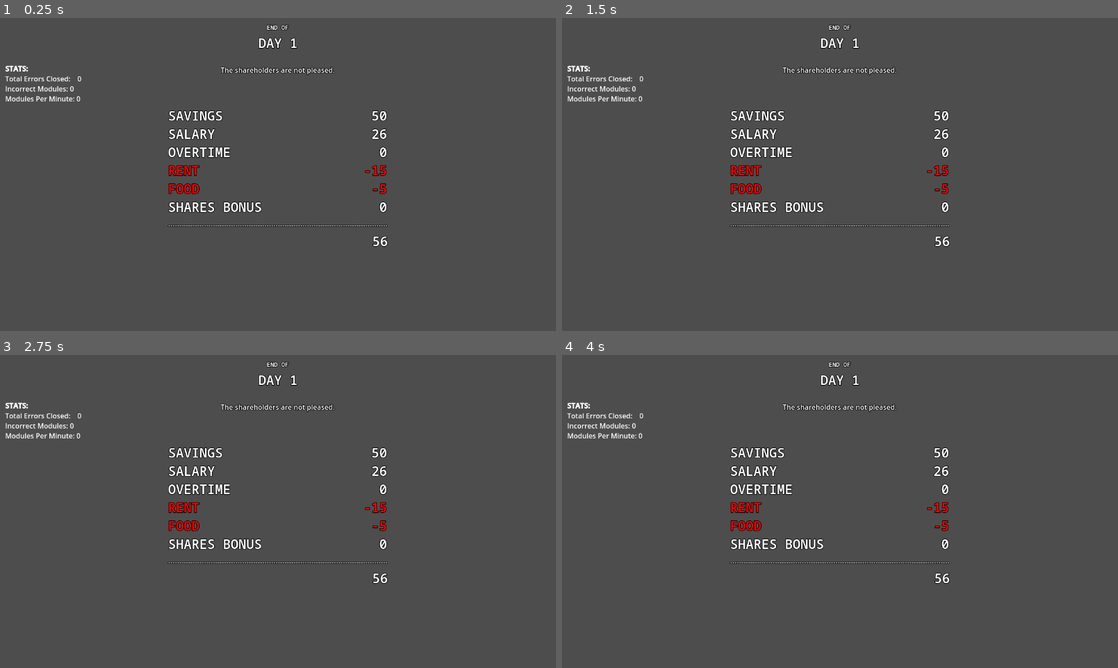
Above: before the commit, frames 1-4 (two rows, left to right).
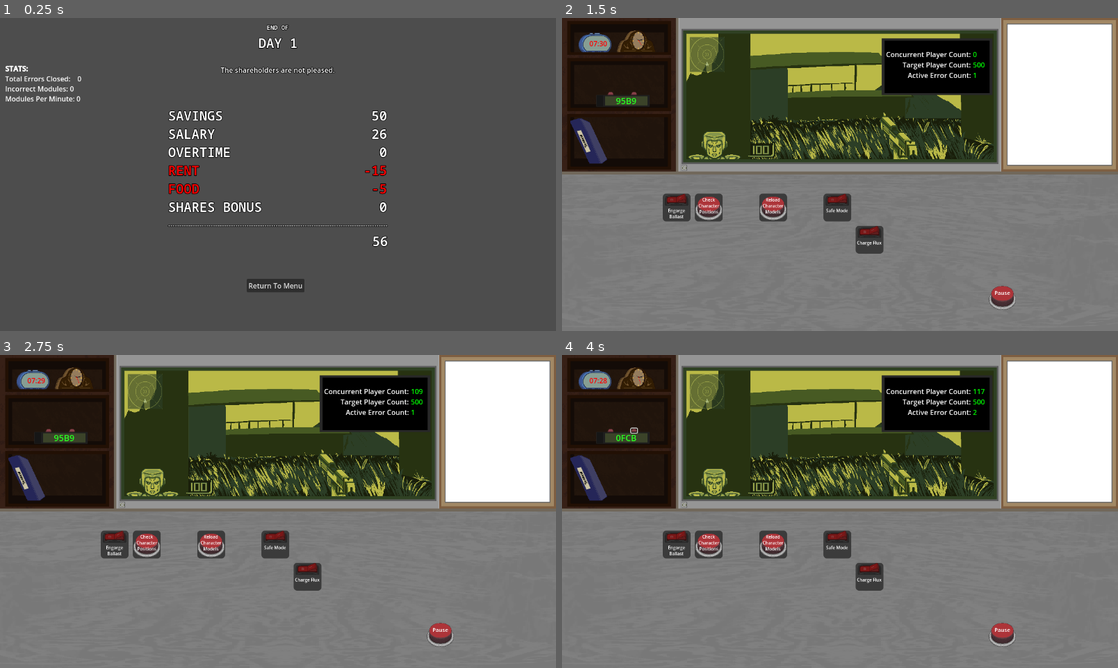
Above: after the commit, the same moments.

Repository: Carth501/team-ferret
Game: Godot game, scene res://scenes/end_day.tscn
Same seed, same stepped clock (60 frames per second), same inputs: the game is played once before the commit and once after it. This scene is started directly instead of the project's main scene. Sound files missing from this copy of the repository are replaced by a short silence.
Inputs (mouse positions are in pixels of both pictures, inside the frame that each line leads up to):
- Up to frame 1 (0.25 s): no input
- Up to frame 2 (1.5 s): click (840, 284) at 0.5 s, where only the run after the commit has a clickable "Return To Menu"; click (878, 49) at 1.25 s, where only the run after the commit has a clickable "CONTINUE"
- Up to frame 3 (2.75 s): click (144, 545) at 2.02 s
- Up to frame 4 (4 s): click (634, 430) at 2.77 s; click (634, 430) at 3.52 s

The runs differ from the first frame. In frame 1, 0.4% of the frame differs, in the area x 44-55%, y 83-88%; in frame 2, 97%, in the area x 0-100%, y 0-100%; in frame 3, 97%; in frame 4, 97%.
Error after the commit: Invalid access to property or key 'complete_levels' on a base object of type 'Nil'. (res://scripts/level_select_panel.gd:11)

Commit message:
move to end of day

Diff:
--- a/scenes/end_day.tscn
+++ b/scenes/end_day.tscn
@@ -150,3 +150,13 @@
 [node name="RightContainer" type="VBoxContainer" parent="MarginContainer/VBoxContainer/HBoxContainer"]
 layout_mode = 2
 size_flags_horizontal = 3
+
+[node name="return to menu" type="Button" parent="."]
+layout_mode = 0
+offset_left = 568.0
+offset_top = 600.0
+offset_right = 701.0
+offset_bottom = 631.0
+text = "Return To Menu"
+
+[connection signal="pressed" from="return to menu" to="." method="return_to_menu"]
--- a/scripts/cubicle.gd
+++ b/scripts/cubicle.gd
@@ -228,8 +228,15 @@
 func end_of_shift():
 	toggle_pause()
 	resume_button.visible = false
-	if(met_target):
-		save_handler_single.level_complete(current_level_id)
+	if(!met_target):
+		failure()
+		return
+	save_handler_single.level_complete(current_level_id)
+	var tree = get_tree()
+	tree.change_scene_to_file("res://scenes/end_day.tscn")
 
 func failure():
-	print("don't you care about this company?")
+	toggle_pause()
+	resume_button.visible = false
+	var tree = get_tree()
+	tree.change_scene_to_file("res://scenes/end_day.tscn")
--- a/scripts/end_day.gd
+++ b/scripts/end_day.gd
@@ -44,3 +44,7 @@
 							"\n", food,
 							"[/color]\n", overtime)
 	current_money.text = str("[right]",money)
+
+func return_to_menu():
+	var tree = get_tree()
+	tree.change_scene_to_file("res://scenes/game_menu.tscn")
Binary file added: assets/images/end_of_day/pay_stub_report.png
Not shown, added: assets/images/end_of_day/pay_stub_report.png.import
Binary file added: assets/images/end_of_day/pink_slip_failure.png
Not shown, added: assets/images/end_of_day/pink_slip_failure.png.import
